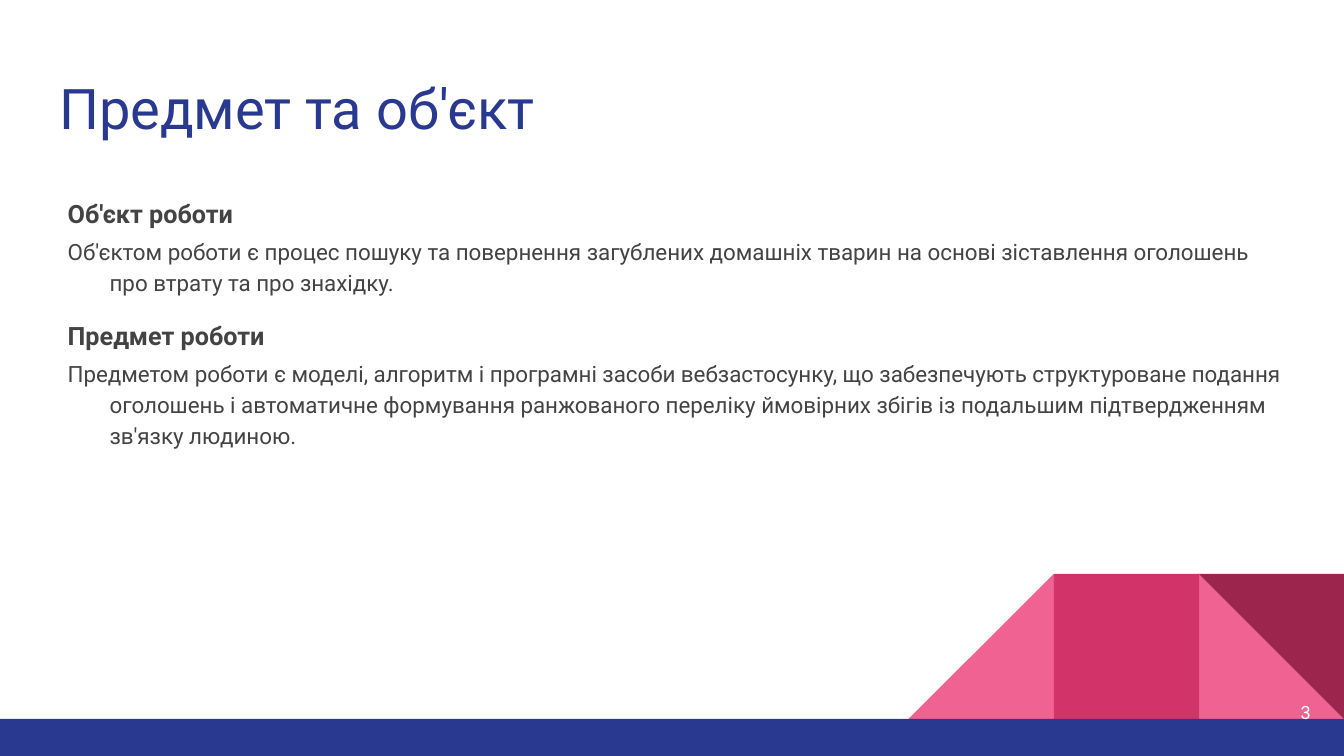
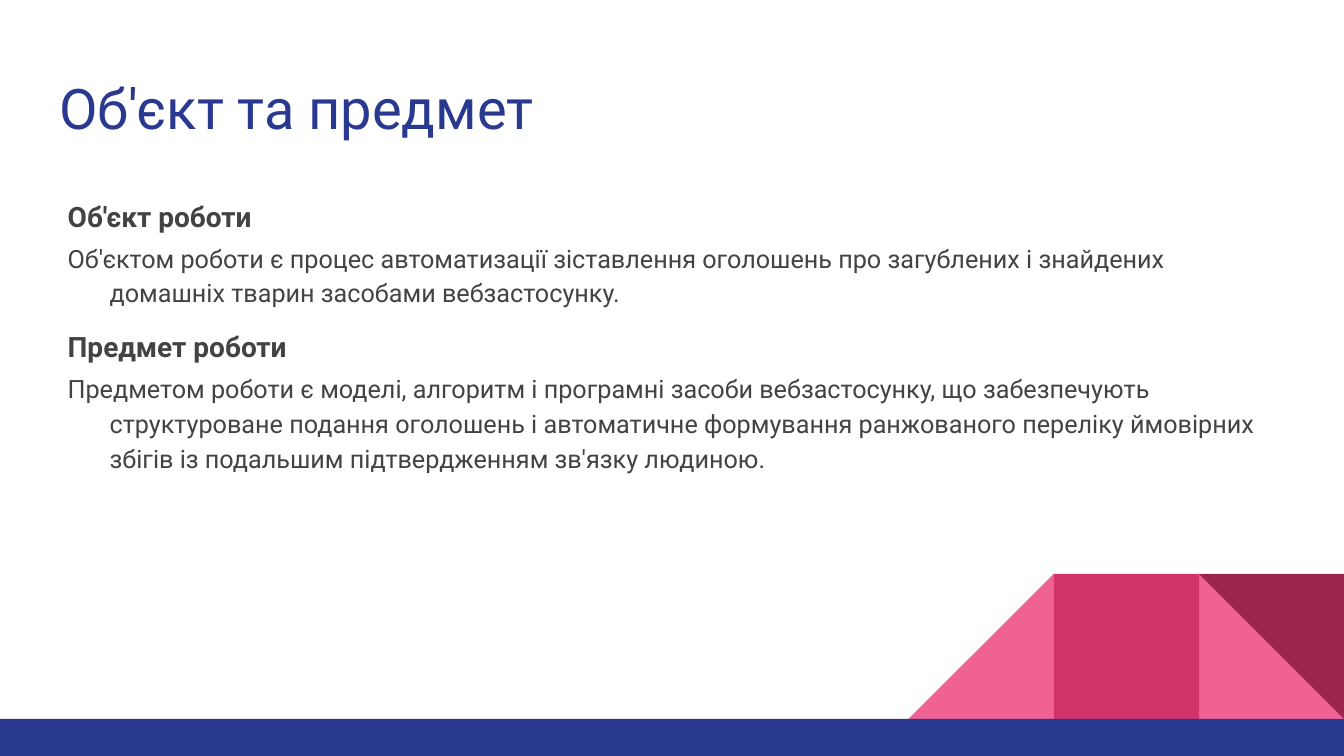
Before and after one commit to Ilyaberbx/diplomna_robota, a slide deck: slide 3 of thesis/presentation.pptx. Drawn at 1344x756 pixels with LibreOffice and Linux fonts; fonts in the diff are those of the drawing. Boxes give left, top, right and bottom in pixels: in the first picture for what was removed or moved away, otherwise in the second. Text is boxed around its words. In the diff, an @@ line names an element or a change of style, - is before the commit and + after.

```diff
--- a/thesis/presentation.pptx
+++ b/thesis/presentation.pptx
@@ title at (59, 86, 534, 141): text changed @@
-Предмет та об'єкт
+Об'єкт та предмет
@@ text at (68, 205, 1254, 474): size 18 to 20 pt in "Об'єкт роботи", "Предмет роботи"; size 16 to 18 pt in "Предметом роботи є моделі, алгоритм і програмні ..." @@
@@ text at (68, 249, 1165, 308): text changed; size 16 to 18 pt @@
-Об'єктом роботи є процес пошуку та повернення загублених домашніх тварин на основі зіставлення оголошень про втрату та про знахідку.
+Об'єктом роботи є процес автоматизації зіставлення оголошень про загублених і знайдених домашніх тварин засобами вебзастосунку.
@@ page number removed at (1301, 706, 1311, 725) @@
-3
```
Also in this commit, not shown: 12 other slides changed, 2 slides added, 1 slide removed, 54 other files.
